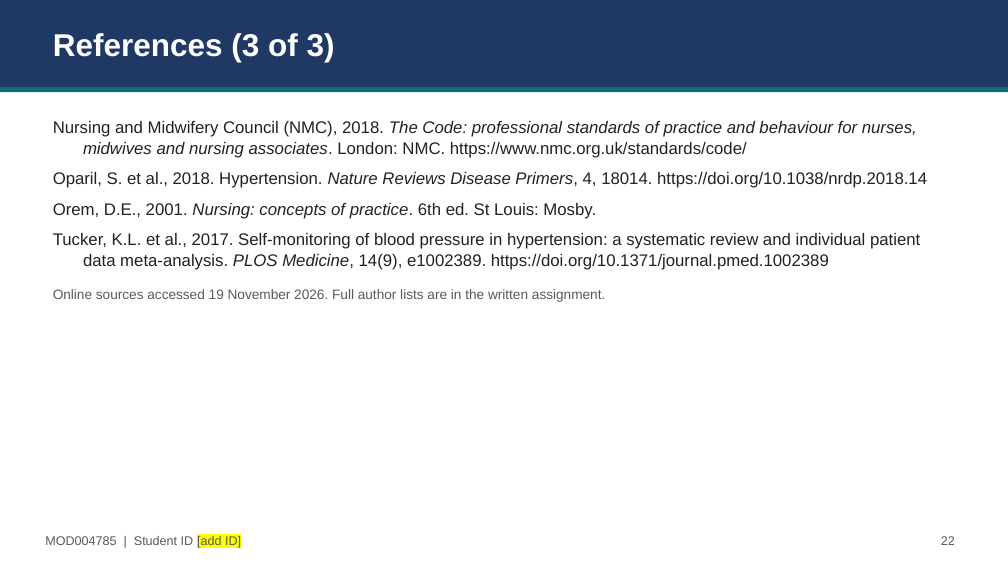
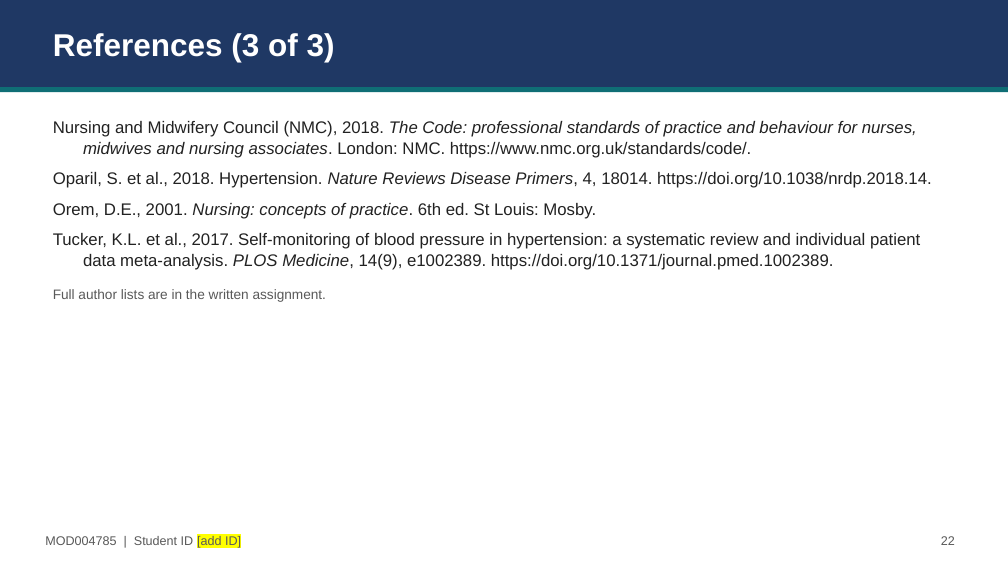
Before and after one commit to Joe254h/python, a slide deck: slide 22 of hypertension_outputs/hypertension_summative_20_minutes.pptx. Drawn at 1008x567 pixels with LibreOffice and Linux fonts; fonts in the diff are those of the drawing. Boxes give left, top, right and bottom in pixels: in the first picture for what was removed or moved away, otherwise in the second. Text is boxed around its words. In the diff, an @@ line names an element or a change of style, - is before the commit and + after.

```diff
--- a/hypertension_outputs/hypertension_summative_20_minutes.pptx
+++ b/hypertension_outputs/hypertension_summative_20_minutes.pptx
@@ text at box(53, 121, 932, 188): text changed @@
-Nursing and Midwifery Council (NMC), 2018. The Code: professional standards of practice and behaviour for nurses, midwives and nursing associates. London: NMC. https://www.nmc.org.uk/standards/code/
-Oparil, S. et al., 2018. Hypertension. Nature Reviews Disease Primers, 4, 18014. https://doi.org/10.1038/nrdp.2018.14
+Nursing and Midwifery Council (NMC), 2018. The Code: professional standards of practice and behaviour for nurses, midwives and nursing associates. London: NMC. https://www.nmc.org.uk/standards/code/.
+Oparil, S. et al., 2018. Hypertension. Nature Reviews Disease Primers, 4, 18014. https://doi.org/10.1038/nrdp.2018.14.
@@ text at box(53, 233, 920, 302): text changed @@
-Tucker, K.L. et al., 2017. Self-monitoring of blood pressure in hypertension: a systematic review and individual patient data meta-analysis. PLOS Medicine, 14(9), e1002389. https://doi.org/10.1371/journal.pmed.1002389
-Online sources accessed 19 November 2026. Full author lists are in the written assignment.
+Tucker, K.L. et al., 2017. Self-monitoring of blood pressure in hypertension: a systematic review and individual patient data meta-analysis. PLOS Medicine, 14(9), e1002389. https://doi.org/10.1371/journal.pmed.1002389.
+Full author lists are in the written assignment.
```
Also in this commit, not shown: 3 other slides changed, 7 other files.
